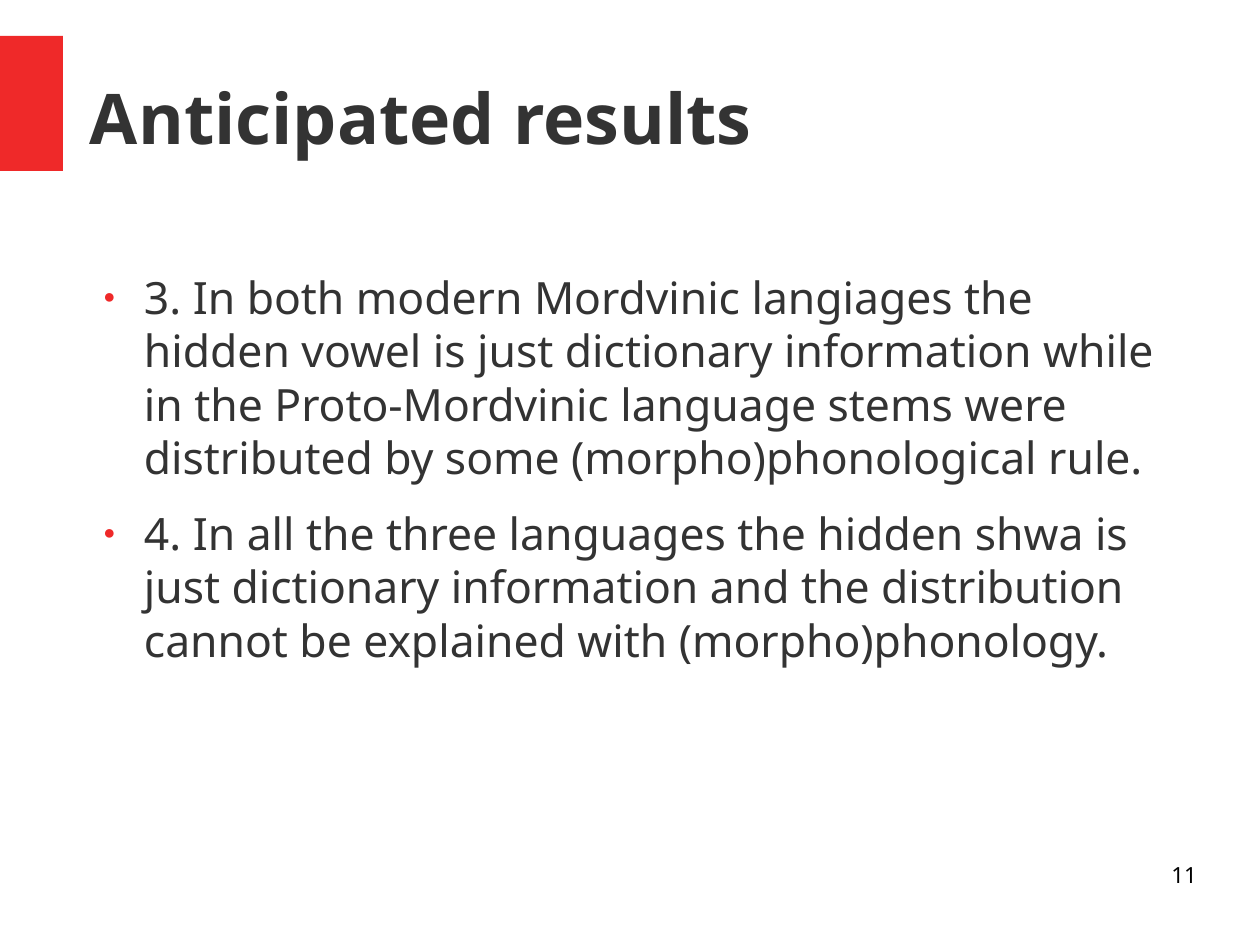
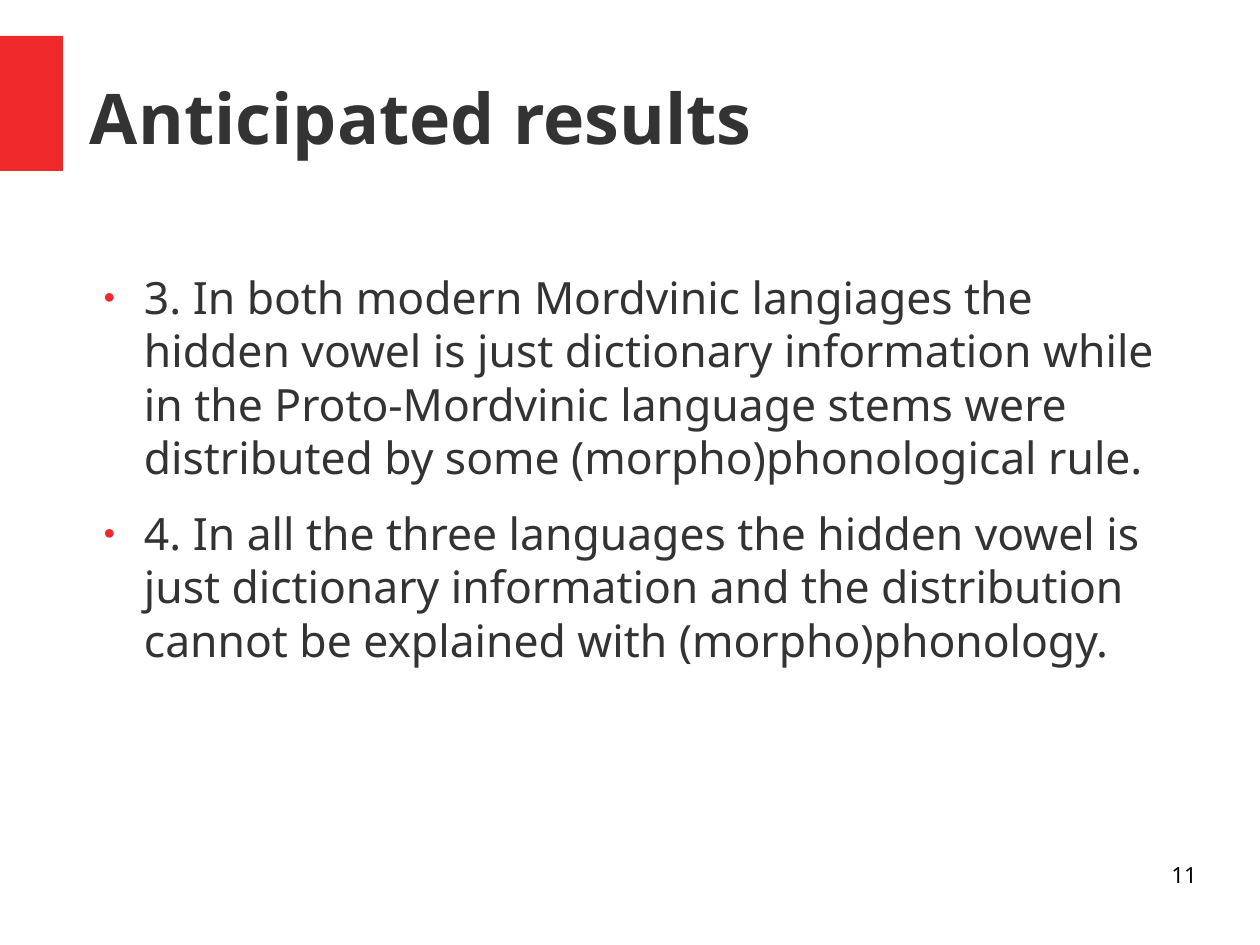
Before and after one commit to OneAdder/Proposal, a slide deck: slide 11 of Михаил_Воронов.odp. Drawn at 1260x945 pixels with LibreOffice and Linux fonts; fonts in the diff are those of the drawing. Boxes give left, top, right and bottom in pixels: in the first picture for what was removed or moved away, otherwise in the second. Text is boxed around its words. In the diff, an @@ line names an element or a change of style, - is before the commit and + after.

```diff
--- a/Михаил_Воронов.odp
+++ b/Михаил_Воронов.odp
@@ text at [144,516,1139,668]: text changed @@
-● 4. In all the three languages the hidden shwa is just dictionary information and the distribution cannot be explained with (morpho)phonology.
+● 4. In all the three languages the hidden vowel is just dictionary information and the distribution cannot be explained with (morpho)phonology.
```
Also in this commit, not shown: 1 other slide changed, 1 other file.
